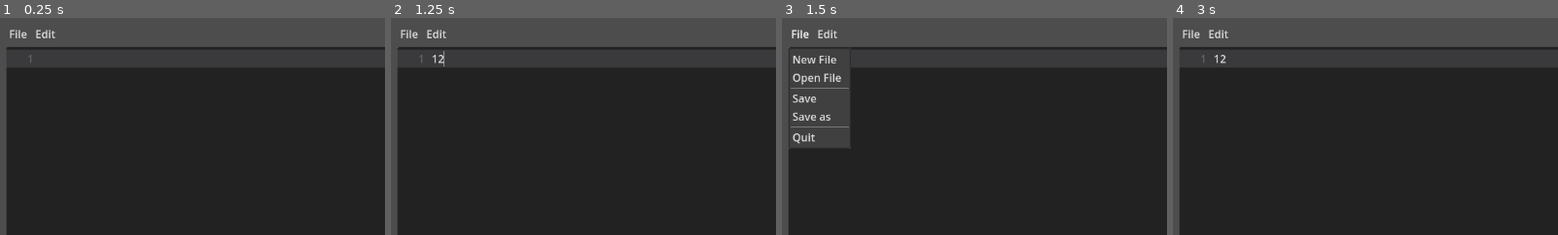
Above: before the commit, frames 1-4 (left to right).
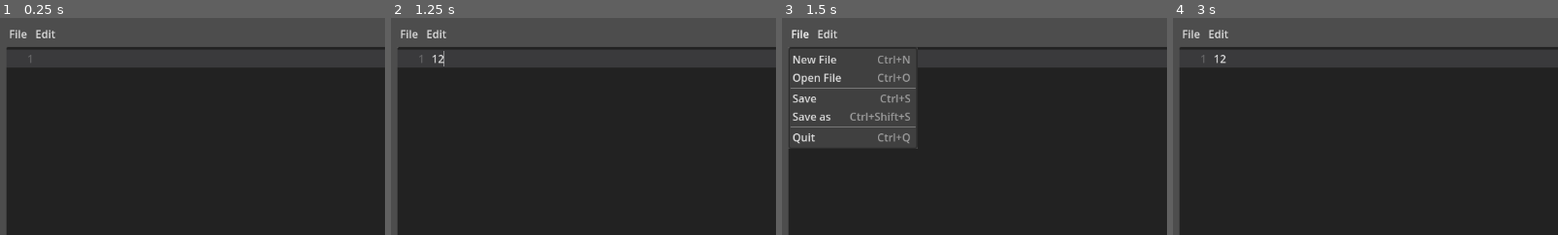
Above: after the commit, the same moments.

Repository: gaboCiber/WallEGraphics
Game: Godot game, scene res://container.tscn
Same seed, same stepped clock (60 frames per second), same inputs: the game is played once before the commit and once after it.
Inputs (mouse positions are % of the whole screen's width and height, from its top left):
- Up to frame 1 (0.25 s): no input
- Up to frame 2 (1.25 s): click (27, 53) at 0.52 s; type "12" at 0.6 s
- Up to frame 3 (1.5 s): click "File" at 1.25 s
- Up to frame 4 (3 s): click "Edit" at 2 s; click "Compilar" at 2.75 s
The pictures show only the part of the screen within x 0-50%, y 0-50%; the shares and areas given below are measured in that part.

Frames 1-2 are identical in both runs. In frame 3, 6.4% of the frame differs, in the area x 17-36%, y 13-61%; in frame 4, nothing differs.

Commit message:
Quit and shortcuts

Diff:
--- a/container.gd
+++ b/container.gd
@@ -3,32 +3,65 @@
 const UNTITLED = "Untitled"
 var current_file = UNTITLED
 var isSafeText : bool = true
+var quit : bool = false
+var newFile : bool = false
 
 # Called every frame. 'delta' is the elapsed time since the previous frame.
 @warning_ignore("unused_parameter")
 func _process(delta):
 	pass
 
-func _on_editor_text_changed():
-	isSafeText = false
-	pass
-
 # Called when the node enters the scene tree for the first time.
 func _ready():
+	get_tree().set_auto_accept_quit(false)
 	update_window_title()
 
 	$menuContainer/MenuButtonFile.get_popup().connect("id_pressed", _on_menu_file_pressed)
+	create_shortcut(0, "New File", $menuContainer/MenuButtonFile)
+	create_shortcut(1, "Open File", $menuContainer/MenuButtonFile)
+	create_shortcut(3, "Save", $menuContainer/MenuButtonFile)
+	create_shortcut(4, "Save as", $menuContainer/MenuButtonFile)
+	create_shortcut(6, "Quit", $menuContainer/MenuButtonFile)
+
 	$menuContainer/MenuButtonEdit.get_popup().connect("id_pressed", _on_menu_edit_pressed)
+	create_shortcut(0, "Undo", $menuContainer/MenuButtonEdit)
+	create_shortcut(1, "Redo", $menuContainer/MenuButtonEdit)
+	create_shortcut(3, "Copy", $menuContainer/MenuButtonEdit)
+	create_shortcut(4, "Cut", $menuContainer/MenuButtonEdit)
+	create_shortcut(5, "Paste", $menuContainer/MenuButtonEdit)
+	create_shortcut(7, "Select all", $menuContainer/MenuButtonEdit)
+	create_shortcut(8, "Copy all", $menuContainer/MenuButtonEdit)
+	create_shortcut(9, "Remove all", $menuContainer/MenuButtonEdit)
 
+func create_shortcut(id, name, menu):
+	var event := InputEventAction.new()
+	event.set_action(name)
+	var shortcut := Shortcut.new()
+	shortcut.set_events([event])
+	menu.get_popup().set_item_shortcut(id, shortcut)
+
+func _notification(what):
+	if what == NOTIFICATION_WM_CLOSE_REQUEST:
+		if !isSafeText:
+			quit = true
+			$ConfirmationDialogQuit.show()
+		else:
+			get_tree().quit()
 
 func update_window_title():
 	get_window().title = app_name + ' - ' + current_file
+
+func _on_editor_text_changed():
+	isSafeText = false
+	if !get_window().title.ends_with('*'):
+		get_window().title = get_window().title + '*'
 
 func _on_menu_file_pressed(id):
 	var item_name = $menuContainer/MenuButtonFile.get_popup().get_item_text(id)
 
 	match item_name:
 		'New File':
+			newFile = true
 			new_file()
 		'Open File':
 			$FileDialogOpen.popup()
@@ -37,24 +70,29 @@
 		'Save as':
 			$FileDialogSave.popup()
 		'Quit':
-			get_tree().quit()
+			if !isSafeText:
+				quit = true
+				$ConfirmationDialogQuit.show()
+			else:
+				get_tree().quit()
 
 
-func check_save():
-	if !isSafeText:
-		save_file()
-
-func new_file():
-	#check_save()
+func create_new_file():
 	$editorContainer/editor.text = ''
 	current_file = UNTITLED
 	update_window_title()
+
+func new_file():
+	if !isSafeText:
+		$ConfirmationDialogQuit.show()
+	else:
+		create_new_file()
 
 func save_file():
 	var path = current_file
 
 	if path == UNTITLED:
-		$FileDialogSave.popup()
+		$FileDialogSave.show()
 	else:
 		_on_file_dialog_save_file_selected(path)
 
@@ -73,6 +111,27 @@
 	f.close()
 	current_file = path
 	update_window_title()
+
+func _on_file_dialog_save_confirmed():
+	if quit:
+		get_tree().quit()
+	elif newFile:
+		create_new_file()
+
+func _on_file_dialog_save_canceled():
+	isSafeText = false
+
+
+func _on_confirmation_dialog_quit_confirmed():
+	save_file()
+
+
+func _on_confirmation_dialog_quit_canceled():
+	if quit:
+		get_tree().quit()
+	elif newFile:
+		create_new_file()
+
 
 func _on_menu_edit_pressed(id):
 	var item_name = $menuContainer/MenuButtonEdit.get_popup().get_item_text(id)
--- a/container.tscn
+++ b/container.tscn
@@ -120,6 +120,12 @@
 size = Vector2i(707, 450)
 access = 2
 
+[node name="ConfirmationDialogQuit" type="ConfirmationDialog" parent="."]
+title = "Save File"
+initial_position = 2
+size = Vector2i(238, 100)
+dialog_text = "Do you want to save the file?"
+
 [node name="compilarContainer" type="PanelContainer" parent="."]
 layout_mode = 1
 anchors_preset = -1
@@ -138,4 +144,8 @@
 
 [connection signal="text_changed" from="editorContainer/editor" to="." method="_on_editor_text_changed"]
 [connection signal="file_selected" from="FileDialogOpen" to="." method="_on_file_dialog_open_file_selected"]
+[connection signal="canceled" from="FileDialogSave" to="." method="_on_file_dialog_save_canceled"]
+[connection signal="confirmed" from="FileDialogSave" to="." method="_on_file_dialog_save_confirmed"]
 [connection signal="file_selected" from="FileDialogSave" to="." method="_on_file_dialog_save_file_selected"]
+[connection signal="canceled" from="ConfirmationDialogQuit" to="." method="_on_confirmation_dialog_quit_canceled"]
+[connection signal="confirmed" from="ConfirmationDialogQuit" to="." method="_on_confirmation_dialog_quit_confirmed"]
--- a/project.godot
+++ b/project.godot
@@ -22,3 +22,71 @@
 [dotnet]
 
 project/assembly_name="WallE"
+
+[input]
+
+Quit={
+"deadzone": 0.5,
+"events": [Object(InputEventKey,"resource_local_to_scene":false,"resource_name":"","device":-1,"window_id":0,"alt_pressed":false,"shift_pressed":false,"ctrl_pressed":true,"meta_pressed":false,"pressed":false,"keycode":81,"physical_keycode":81,"key_label":81,"unicode":113,"echo":false,"script":null)
+]
+}
+"New File"={
+"deadzone": 0.5,
+"events": [Object(InputEventKey,"resource_local_to_scene":false,"resource_name":"","device":-1,"window_id":0,"alt_pressed":false,"shift_pressed":false,"ctrl_pressed":true,"meta_pressed":false,"pressed":false,"keycode":78,"physical_keycode":0,"key_label":0,"unicode":110,"echo":false,"script":null)
+]
+}
+"Open File"={
+"deadzone": 0.5,
+"events": [Object(InputEventKey,"resource_local_to_scene":false,"resource_name":"","device":-1,"window_id":0,"alt_pressed":false,"shift_pressed":false,"ctrl_pressed":true,"meta_pressed":false,"pressed":false,"keycode":79,"physical_keycode":0,"key_label":0,"unicode":111,"echo":false,"script":null)
+]
+}
+Save={
+"deadzone": 0.5,
+"events": [Object(InputEventKey,"resource_local_to_scene":false,"resource_name":"","device":-1,"window_id":0,"alt_pressed":false,"shift_pressed":false,"ctrl_pressed":true,"meta_pressed":false,"pressed":false,"keycode":83,"physical_keycode":0,"key_label":0,"unicode":115,"echo":false,"script":null)
+]
+}
+"Save as"={
+"deadzone": 0.5,
+"events": [Object(InputEventKey,"resource_local_to_scene":false,"resource_name":"","device":-1,"window_id":0,"alt_pressed":false,"shift_pressed":true,"ctrl_pressed":true,"meta_pressed":false,"pressed":false,"keycode":83,"physical_keycode":0,"key_label":0,"unicode":83,"echo":false,"script":null)
+]
+}
+Undo={
+"deadzone": 0.5,
+"events": [Object(InputEventKey,"resource_local_to_scene":false,"resource_name":"","device":-1,"window_id":0,"alt_pressed":false,"shift_pressed":false,"ctrl_pressed":true,"meta_pressed":false,"pressed":false,"keycode":85,"physical_keycode":0,"key_label":0,"unicode":117,"echo":false,"script":null)
+]
+}
+Redo={
+"deadzone": 0.5,
+"events": [Object(InputEventKey,"resource_local_to_scene":false,"resource_name":"","device":-1,"window_id":0,"alt_pressed":false,"shift_pressed":false,"ctrl_pressed":true,"meta_pressed":false,"pressed":false,"keycode":82,"physical_keycode":0,"key_label":0,"unicode":114,"echo":false,"script":null)
+]
+}
+Copy={
+"deadzone": 0.5,
+"events": [Object(InputEventKey,"resource_local_to_scene":false,"resource_name":"","device":-1,"window_id":0,"alt_pressed":false,"shift_pressed":false,"ctrl_pressed":true,"meta_pressed":false,"pressed":false,"keycode":67,"physical_keycode":0,"key_label":0,"unicode":99,"echo":false,"script":null)
+]
+}
+Cut={
+"deadzone": 0.5,
+"events": [Object(InputEventKey,"resource_local_to_scene":false,"resource_name":"","device":-1,"window_id":0,"alt_pressed":false,"shift_pressed":false,"ctrl_pressed":true,"meta_pressed":false,"pressed":false,"keycode":88,"physical_keycode":0,"key_label":0,"unicode":120,"echo":false,"script":null)
+]
+}
+Paste={
+"deadzone": 0.5,
+"events": [Object(InputEventKey,"resource_local_to_scene":false,"resource_name":"","device":-1,"window_id":0,"alt_pressed":false,"shift_pressed":false,"ctrl_pressed":true,"meta_pressed":false,"pressed":false,"keycode":86,"physical_keycode":0,"key_label":0,"unicode":118,"echo":false,"script":null)
+]
+}
+"Select all"={
+"deadzone": 0.5,
+"events": [Object(InputEventKey,"resource_local_to_scene":false,"resource_name":"","device":-1,"window_id":0,"alt_pressed":false,"shift_pressed":false,"ctrl_pressed":true,"meta_pressed":false,"pressed":false,"keycode":65,"physical_keycode":0,"key_label":0,"unicode":97,"echo":false,"script":null)
+]
+}
+"Copy all"={
+"deadzone": 0.5,
+"events": [Object(InputEventKey,"resource_local_to_scene":false,"resource_name":"","device":-1,"window_id":0,"alt_pressed":false,"shift_pressed":true,"ctrl_pressed":true,"meta_pressed":false,"pressed":false,"keycode":67,"physical_keycode":0,"key_label":0,"unicode":67,"echo":false,"script":null)
+]
+}
+"Remove all"={
+"deadzone": 0.5,
+"events": [Object(InputEventKey,"resource_local_to_scene":false,"resource_name":"","device":-1,"window_id":0,"alt_pressed":false,"shift_pressed":false,"ctrl_pressed":true,"meta_pressed":false,"pressed":false,"keycode":87,"physical_keycode":0,"key_label":0,"unicode":119,"echo":false,"script":null)
+]
+}
